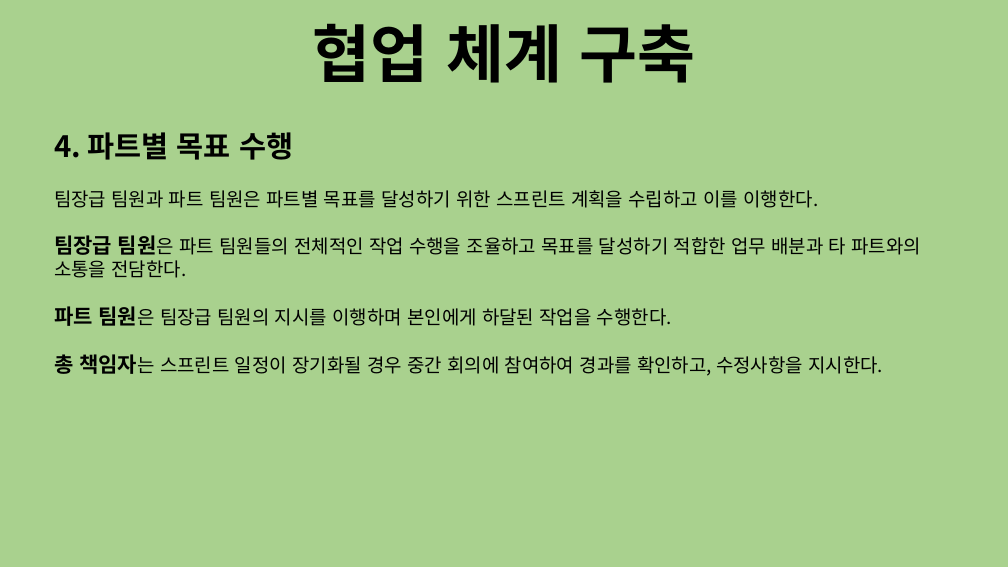
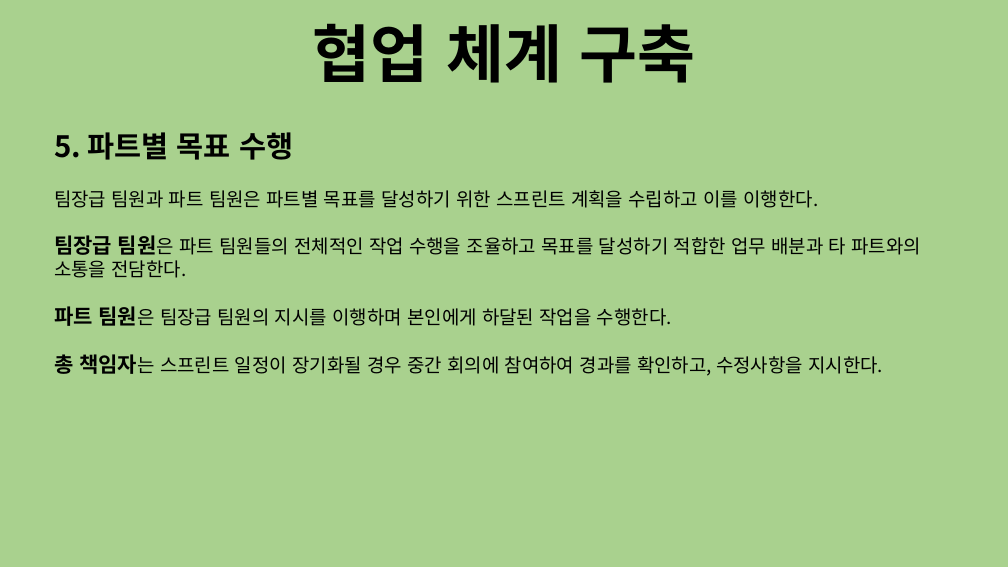
Before and after one commit to FChaGD/UnrealProject-TigerGhostField, a slide deck: slide 15 of 문서/창귀야 방향성 및 협업 구조.pptx (slide 14 before the commit). Drawn at 1008x567 pixels with LibreOffice and Linux fonts; fonts in the diff are those of the drawing. Boxes give left, top, right and bottom in pixels: in the first picture for what was removed or moved away, otherwise in the second. Text is boxed around its words. In the diff, an @@ line names an element or a change of style, - is before the commit and + after.

```diff
--- a/문서/창귀야 방향성 및 협업 구조.pptx
+++ b/문서/창귀야 방향성 및 협업 구조.pptx
@@ text at [54, 132, 293, 160]: text changed @@
-4. 파트별 목표 수행
+5. 파트별 목표 수행
```
Also in this commit, not shown: 1 other slide changed, 1 slide added, 4 other files.
